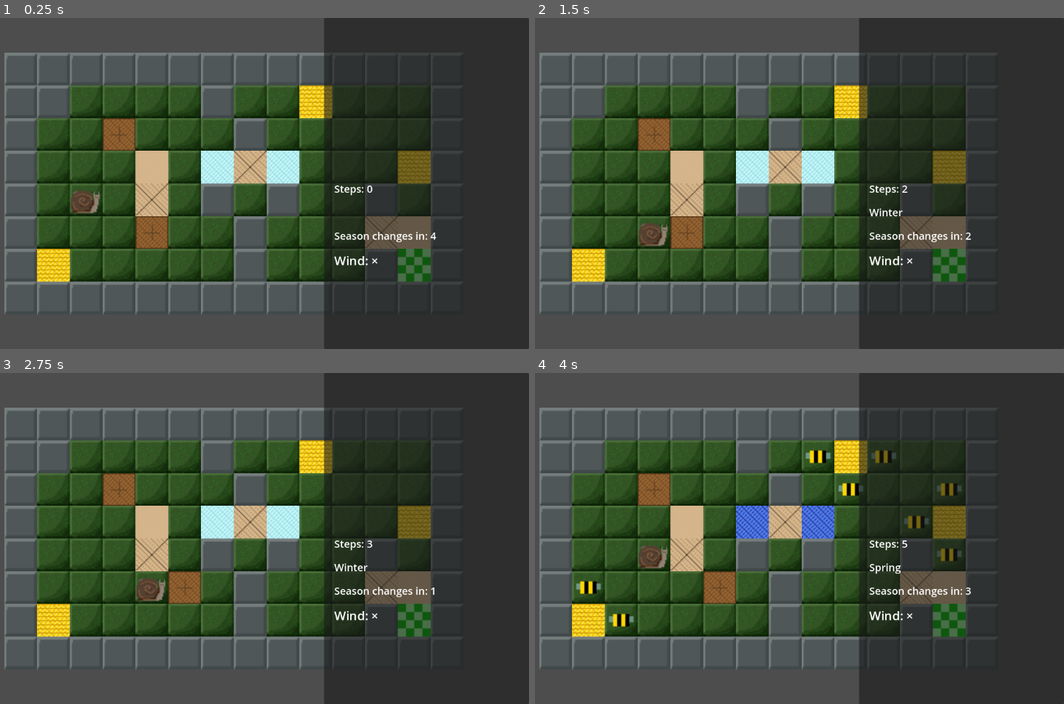
Above: before the commit, frames 1-4 (two rows, left to right).
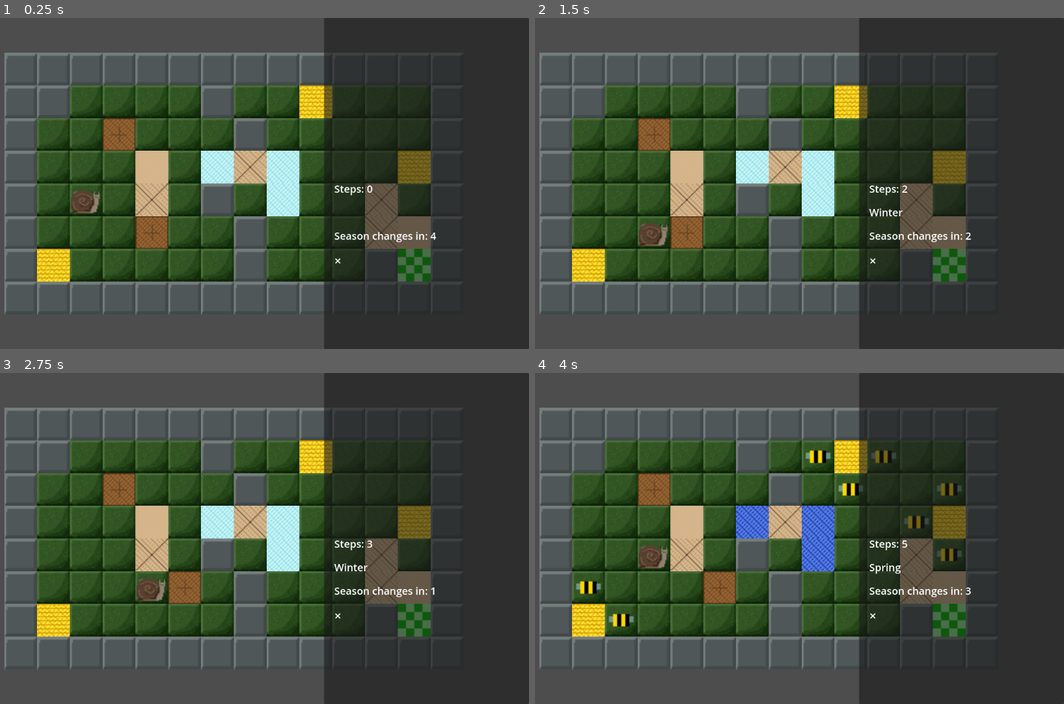
Above: after the commit, the same moments.

Repository: Caleb-sbani/project-seasons
Game: Godot game, scene res://levels.tscn
Same seed, same stepped clock (60 frames per second), same inputs: the game is played once before the commit and once after it. The project has no main scene, so this scene is started directly.
Inputs:
- Up to frame 1 (0.25 s): no input
- Up to frame 2 (1.5 s): tap Enter at 0.5 s; hold Right (ui_right) 0.53-1.28 s; tap Space at 1.25 s; hold Down (ui_down) from 1.28 s (still down)
- Up to frame 3 (2.75 s): tap Enter at 2 s; release Down (ui_down) at 2.03 s; hold Right (ui_right) from 2.03 s (still down)
- Up to frame 4 (4 s): tap Space at 2.75 s; release Right (ui_right) at 2.78 s; hold Up (ui_up) 2.78-3.53 s; tap Enter at 3.5 s; hold Left (ui_left) from 3.53 s (still down)

The runs differ from the first frame. In frame 1, 1.3% of the frame differs, in the area x 50-76%, y 49-75%; in frame 2, 1.3%; in frame 3, 1.3%; in frame 4, 1.3%.

Commit message:
corrects mistakes in level 1 and updates wind direction text and code comments

Diff:
--- a/GameFiles/project-seasons/scripts/levels.gd
+++ b/GameFiles/project-seasons/scripts/levels.gd
@@ -25,10 +25,6 @@
 var beehives = []
 var beehivespos = []
 
-##IMPLEMENT SPRITE SWITCHING DUMBASS
-##THEN IMPLEMENT THE MISSING SPRITES AND UPDATE LEVEL 1 TO MATCH
-
-
 func _ready():
 	setup_ui()
 	load_stage(current_stage)
@@ -140,11 +136,14 @@
 
 	match stage_num:
 		1:
-			season = "Fall" #call switch season immediately after so season gets set up correctly
+			season = "Fall" #call switch season at the end of setup so season gets set up correctly
 			load_level_one()
 			var camera = get_viewport().get_camera_2d()
 			camera.position = Vector2(224, 128)  # centers on the 12x6 grid
 			camera.zoom = Vector2(2, 2)  # zooms out enough to view whole board
+			# camera positioning and zoom should be moved to create_map function later on by using fancy math to auto scale
+			# fancy math is 32 * (rows - 5) for x position, 32 * (columns - 2) for y position
+			# unsure of fancy math for zoom but thats something we can determine over time
 			switch_season()
 #		2:
 #			load_stage_2()
@@ -512,6 +511,7 @@
 	season = seasons_array[((step_counter/change_frequency)%4)]
 	if season == "Winter":
 		#do winter stuff
+		$UI/RightPanel/HUD/WindDirection.text = "×"
 		for tile in waters:
 			tile.texture = load("res://assets/sprites/ice.png")
 	elif season == "Spring":
@@ -541,6 +541,17 @@
 		for bee in bees:
 			bee.queue_free()
 		bees.clear()
+	elif season == "Fall":
+		#do fall stuff
+		#←, ↑, ↓, → or × for values
+		if (wind_direction == Vector2i(1, 0)):
+			$UI/RightPanel/HUD/WindDirection.text = "→"
+		if (wind_direction == Vector2i(-1, 0)):
+			$UI/RightPanel/HUD/WindDirection.text = "←"
+		if (wind_direction == Vector2i(0, -1)):
+			$UI/RightPanel/HUD/WindDirection.text = "↑"
+		if (wind_direction == Vector2i(0, 1)):
+			$UI/RightPanel/HUD/WindDirection.text = "↓"
 
 #LEVEL BUILDING KEY:
 # p = player
@@ -563,7 +574,7 @@
 		"wggggwggbggg",
 		"ggmgggwggggg",
 		"ggghgWHWgggb",
-		"gpgHgwgwggwg",
+		"gpgHgwgWggHg",
 		"gggmggwgggHh",
 		"bgggggwgggwG"
 	]
